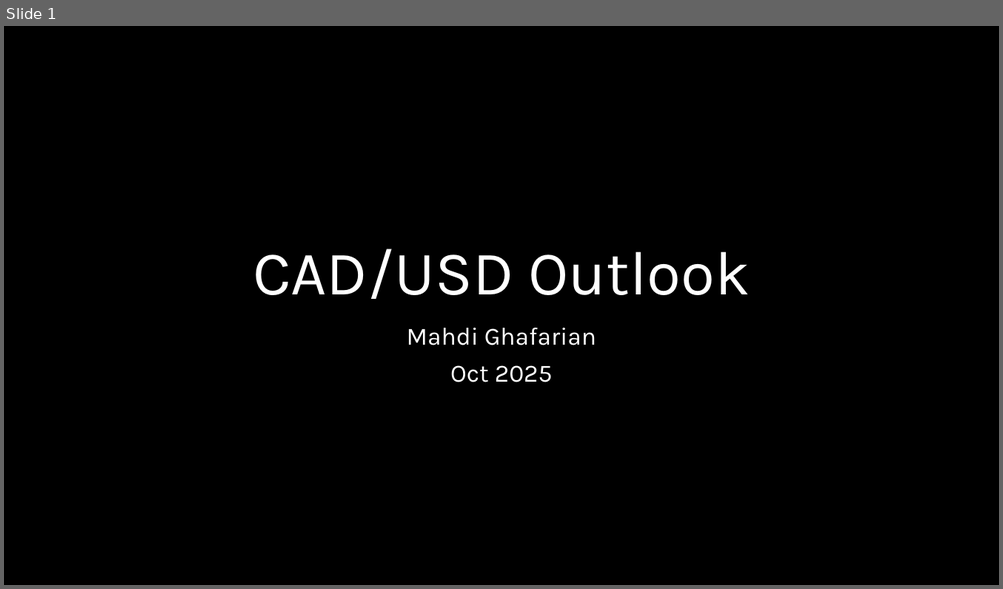
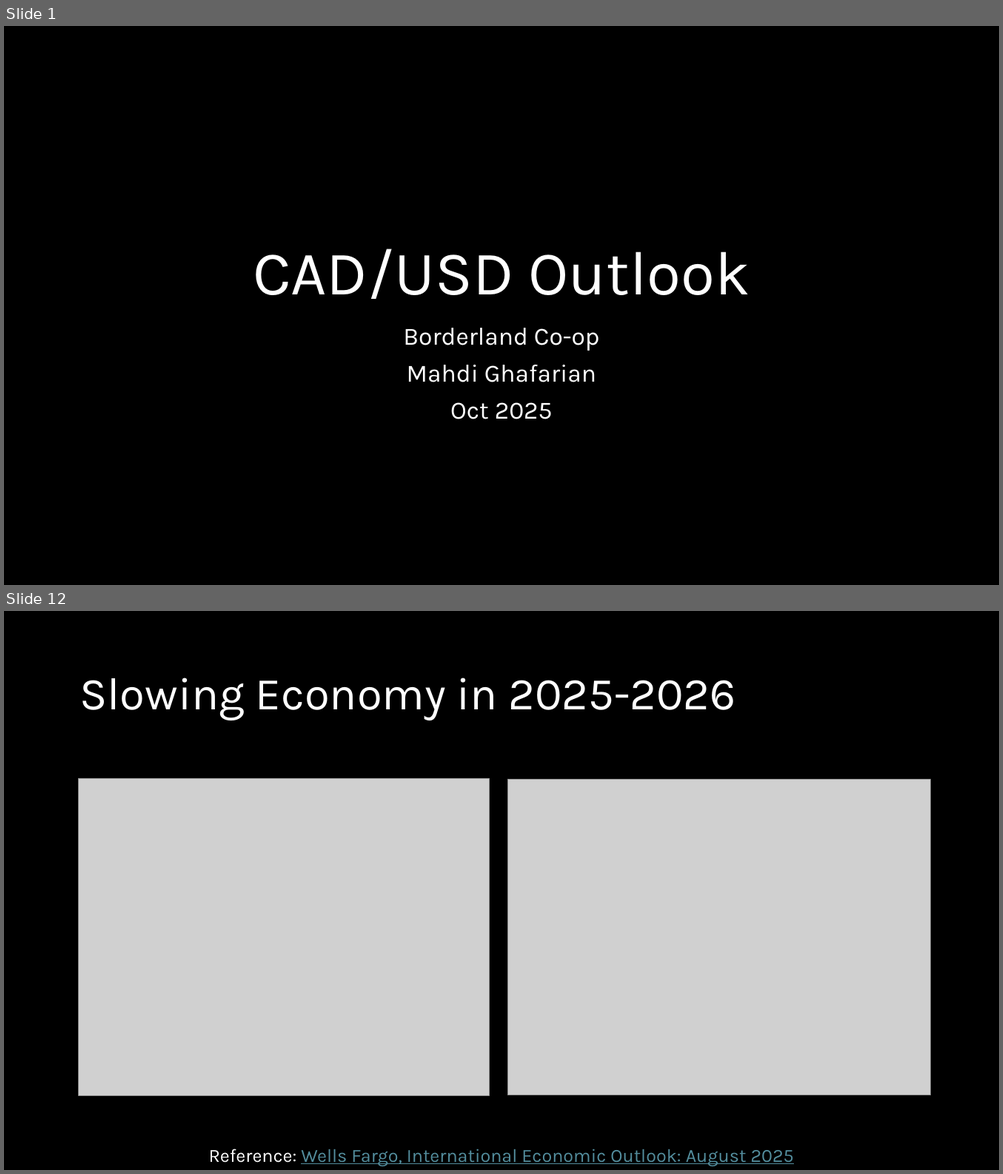
Before and after one commit to mahdi-ghafarian/time-series, a slide deck: borderland/1-cadusd/Presentation/CADUSD.pptx. Shown one above the other, each under a label of ours: slide 1 before the commit, slides 1 and 12 after it; the slides between them are not shown. The pictures are 1003x589 and 1003x1174 pixels, drawn with LibreOffice and Linux fonts; fonts in the diff are those of the drawing; grey boxes stand for pictures. Boxes give left, top, right and bottom in pixels: in the first picture for what was removed or moved away, otherwise in the second. Text is boxed around its words. In the diff, an @@ line names an element or a change of style, - is before the commit and + after.

```diff
--- a/borderland/1-cadusd/Presentation/CADUSD.pptx
+++ b/borderland/1-cadusd/Presentation/CADUSD.pptx
@@ slide 12 added at [4, 611, 999, 1170], background #000000 @@
@@ title added at [79, 678, 736, 721], 44 pt, text #FFFFFF @@
+Slowing Economy in 2025-2026
@@ picture added at [79, 779, 489, 1096] @@
@@ picture added at [508, 780, 930, 1096] @@
@@ text added at [209, 1149, 794, 1167], 18 pt, text #538D9D, underline @@
+Reference: Wells Fargo, International Economic Outlook: August 2025
@@ slide 1 changed as well @@
@@ subtitle at [403, 328, 600, 351]: paragraph added @@
+Borderland Co-op
```
Also in this commit, not shown: 1 other slide changed, 21 other slides added, 11 slides removed, 7 other files.
